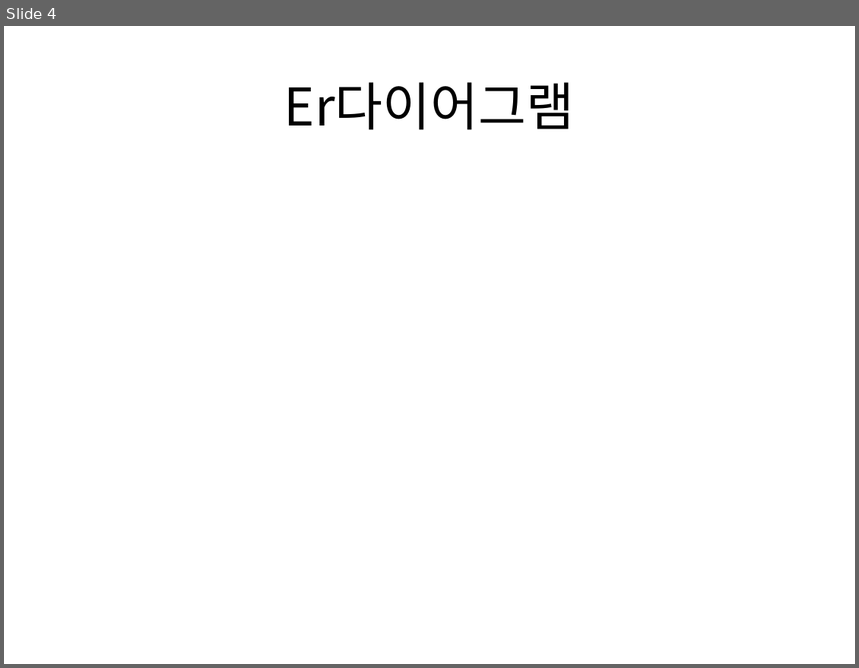
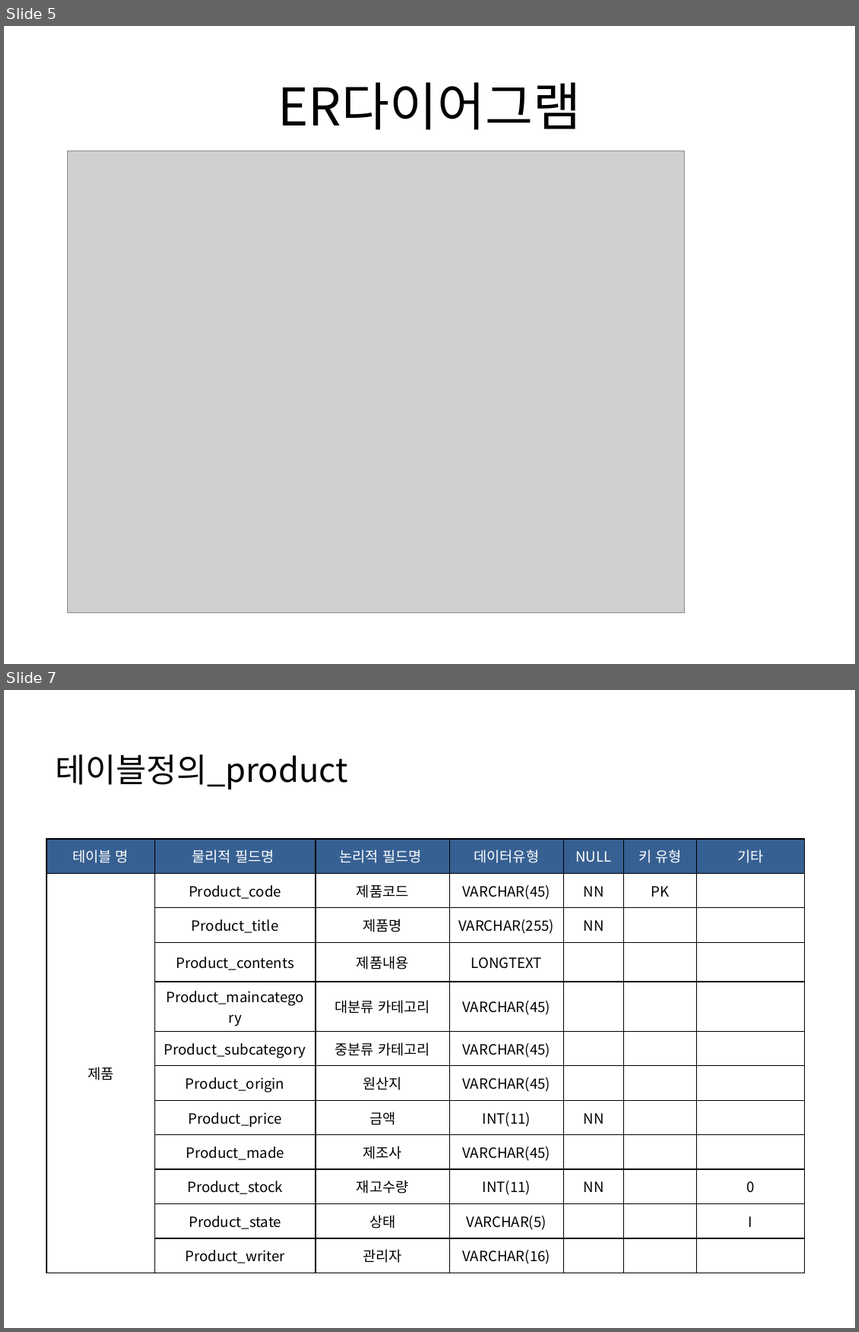
Before and after one commit to yeonjihyo/Leather, a slide deck: leather_last/JH Leather PPT.pptx. Shown one above the other, each under a label of ours: slide 4 before the commit, slides 5 and 7 after it; the slides between them are not shown. The pictures are 859x668 and 859x1332 pixels, drawn with LibreOffice and Linux fonts; fonts in the diff are those of the drawing; grey boxes stand for pictures. Boxes give left, top, right and bottom in pixels: in the first picture for what was removed or moved away, otherwise in the second. Text is boxed around its words. In the diff, an @@ line names an element or a change of style, - is before the commit and + after.

```diff
--- a/leather_last/JH Leather PPT.pptx
+++ b/leather_last/JH Leather PPT.pptx
@@ slide 7 added at <box>4,690,855,1328</box>, background #FFFFFF @@
@@ title added at <box>55,755,348,790</box>, 28 pt, text #000000 @@
+테이블정의_product
@@ table added at <box>47,839,804,1268</box>, 12 rows, 7 columns @@
+테이블 명 | 물리적 필드명 | 논리적 필드명 | 데이터유형 | NULL | 키 유형 | 기타
+제품 | Product_code | 제품코드 | VARCHAR(45) | NN | PK | 
+ | Product_title | 제품명 | VARCHAR(255) | NN |  | 
+ | Product_contents | 제품내용 | LONGTEXT |  |  | 
+ | Product_maincategory | 대분류 카테고리 | VARCHAR(45) |  |  | 
+ | Product_subcategory | 중분류 카테고리 | VARCHAR(45) |  |  | 
+ | Product_origin | 원산지 | VARCHAR(45) |  |  | 
+ | Product_price | 금액 | INT(11) | NN |  | 
+ | Product_made | 제조사 | VARCHAR(45) |  |  | 
+ | Product_stock | 재고수량 | INT(11) | NN |  | 0
+ | Product_state | 상태 | VARCHAR(5) |  |  | I
+ | Product_writer | 관리자 | VARCHAR(16) |  |  | 
@@ what was slide 4 is now slide 5 @@
@@ slide 5 changed as well @@
@@ title at <box>278,82,581,130</box>: text changed @@
-Er다이어그램
+ER다이어그램
@@ picture added at <box>68,151,684,613</box> @@
```
Also in this commit, not shown: 6 other slides changed, 5 other slides added, 31 other files.
